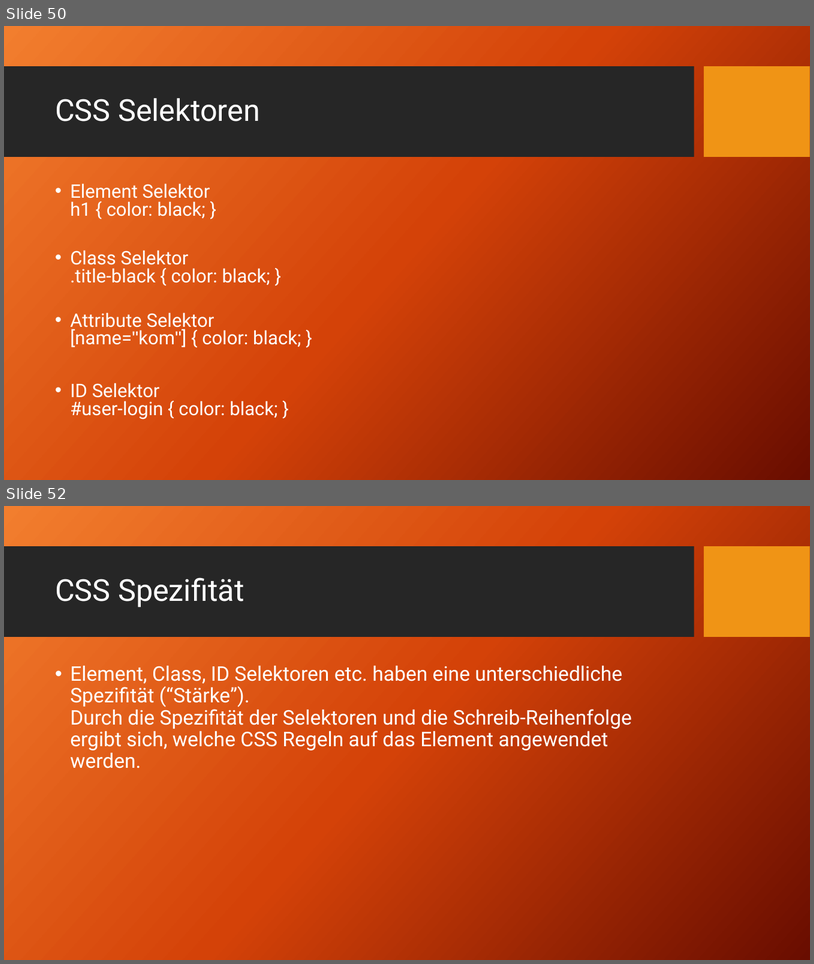
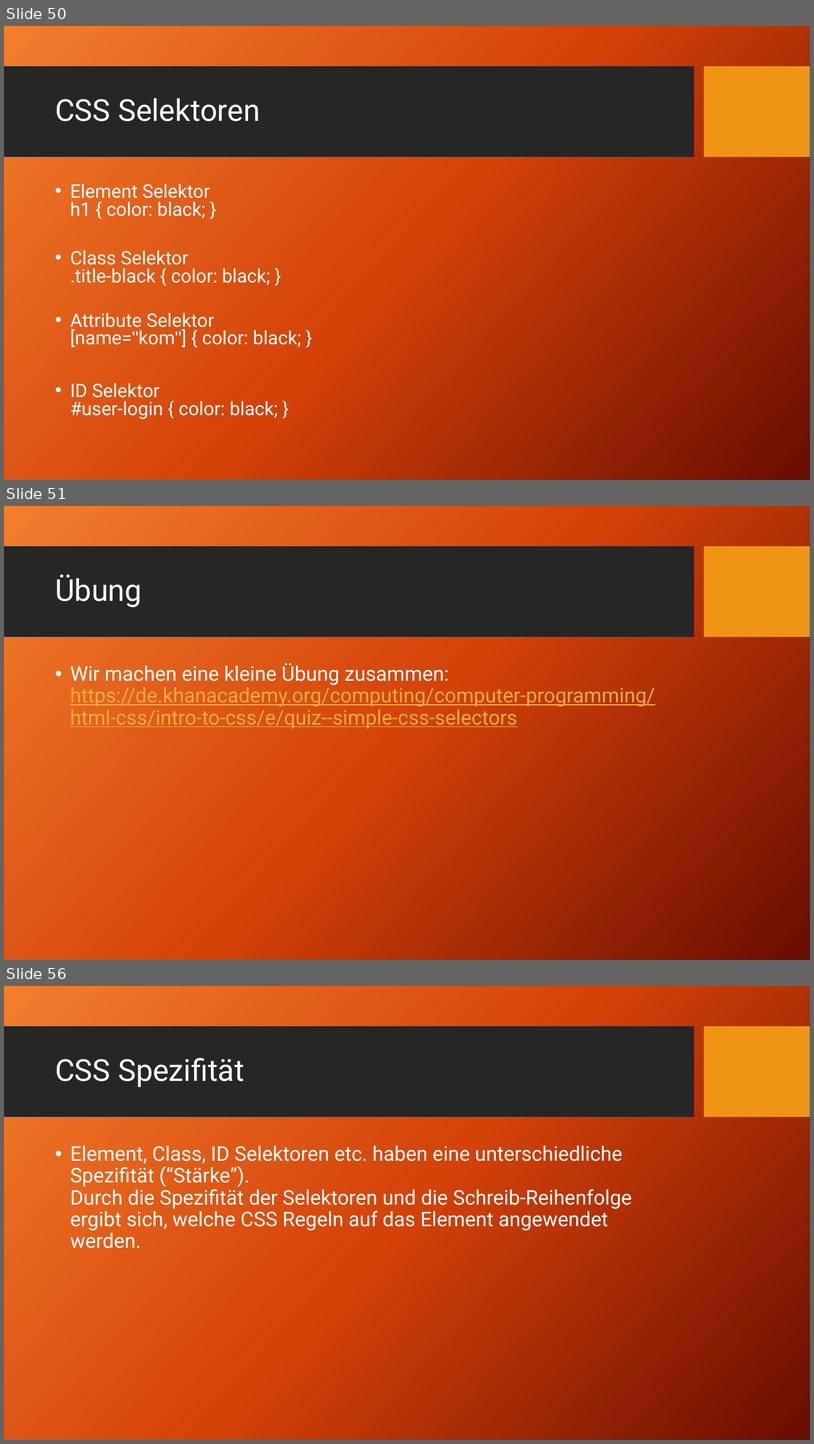
Before and after one commit to TomFrey/htmlCssBasicUebungen, a slide deck: html Schulung.pptx. Shown one above the other, each under a label of ours: slides 50 and 52 before the commit, slides 50, 51 and 56 after it; the slides between them are not shown. The pictures are 814x964 and 814x1444 pixels, drawn with LibreOffice and Linux fonts; fonts in the diff are those of the drawing; background and template pictures are left out. Boxes give left, top, right and bottom in pixels: in the first picture for what was removed or moved away, otherwise in the second. Text is boxed around its words. In the diff, an @@ line names an element or a change of style, - is before the commit and + after.

```diff
--- a/html Schulung.pptx
+++ b/html Schulung.pptx
@@ slide 51 added at [4, 506, 810, 960], background picture (left out); not listed: 2 template elements that a slide beside it also shows @@
@@ title added at [55, 574, 142, 607], 36 pt, text #FFFFFF @@
+Übung
@@ text added at [70, 663, 655, 729], 24 pt, text #FFAE3E, underline @@
+• Wir machen eine kleine Übung zusammen:
+  https://de.khanacademy.org/computing/computer-programming/html-css/intro-to-css/e/quiz--simple-css-selectors
@@ what was slide 52 is now slide 56 @@
```
Also in this commit, not shown: 4 slides changed, 3 other slides added, 3 other files.
